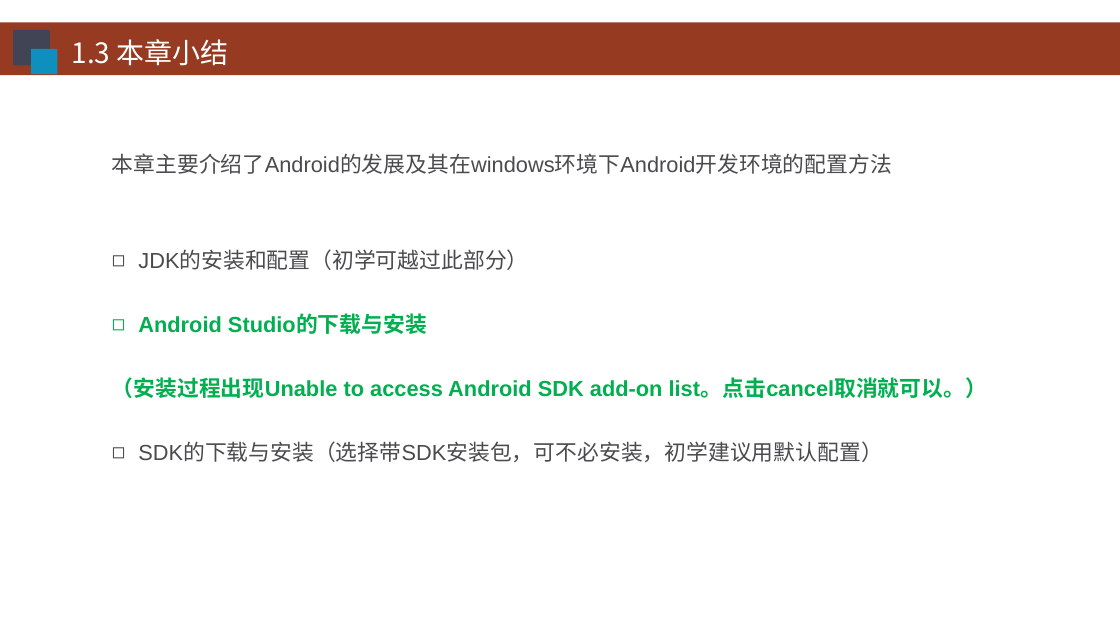
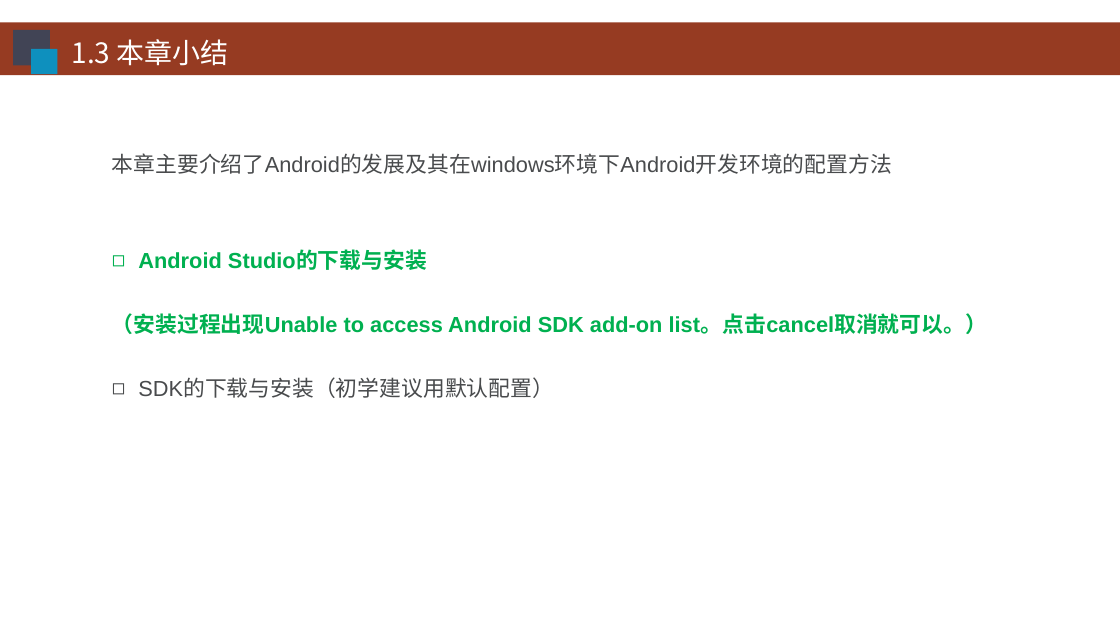
Before and after one commit to HBU/Android-PPT, a slide deck: slide 11 of 01.0 -- 配置环境 -- 第01章.ppt (slide 12 before the commit). Drawn at 1120x630 pixels with LibreOffice and Linux fonts; fonts in the diff are those of the drawing; background and template pictures are left out. Boxes give left, top, right and bottom in pixels: in the first picture for what was removed or moved away, otherwise in the second. Text is boxed around its words. In the diff, an @@ line names an element or a change of style, - is before the commit and + after.

```diff
--- a/01.0 -- 配置环境 -- 第01章.ppt
+++ b/01.0 -- 配置环境 -- 第01章.ppt
@@ text at (x1=138, y1=251, x2=528, y2=270): paragraph removed @@
-◻ JDK的安装和配置（初学可越过此部分）
@@ text at (x1=138, y1=379, x2=554, y2=398): text changed @@
-◻ SDK的下载与安装（选择带SDK安装包，可不必安装，初学建议用默认配置）
+◻ SDK的下载与安装（初学建议用默认配置）
```
Also in this commit, not shown: 3 other slides changed, 2 slides added, 3 slides removed, 1 other file.
